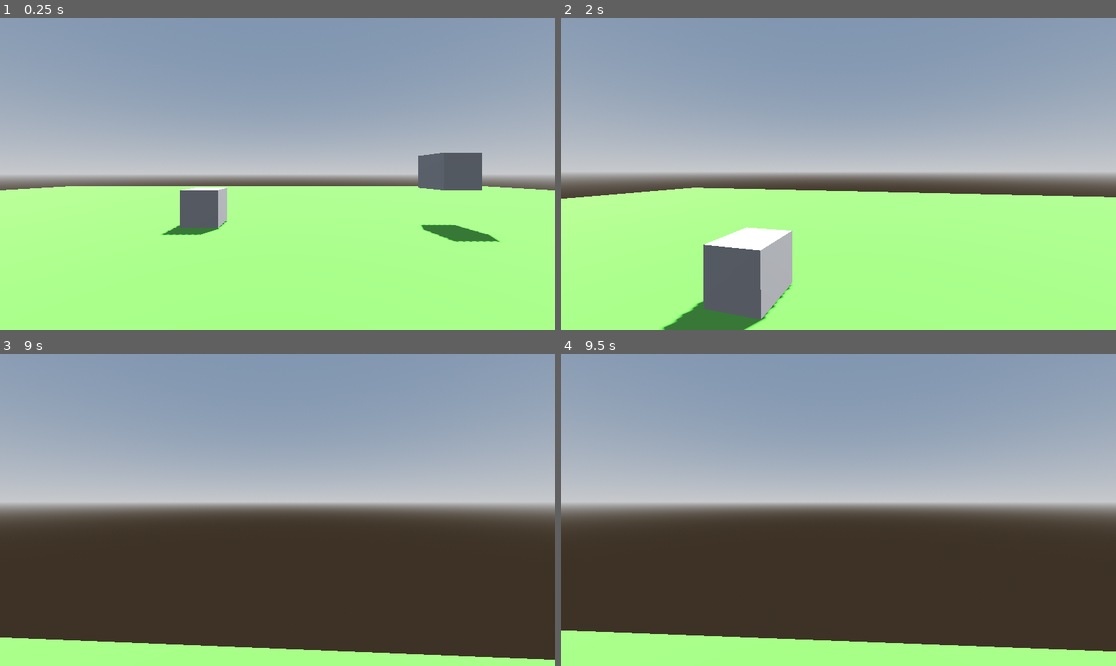
Above: before the commit, frames 1-4 (two rows, left to right).
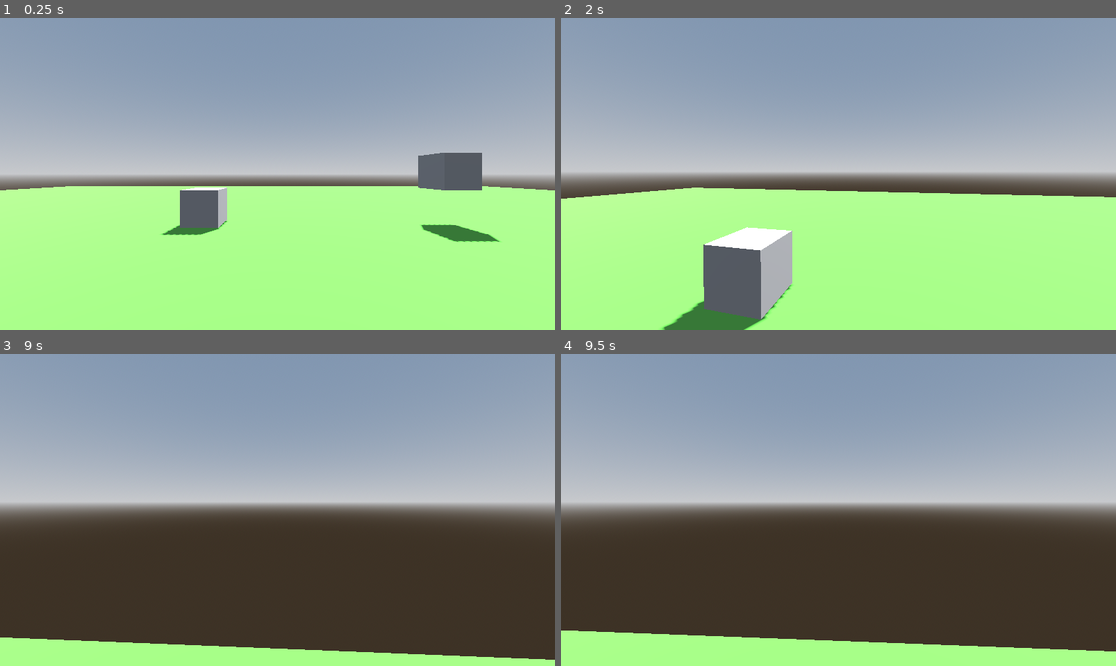
Above: after the commit, the same moments.

Repository: christian-suar/prototype-3d-movement
Game: Godot game, scene res://Scenes/world.tscn
Same seed, same stepped clock (60 frames per second), same inputs: the game is played once before the commit and once after it.
Inputs (mouse positions are in pixels of both pictures, inside the frame that each line leads up to):
- Up to frame 1 (0.25 s): no input
- Up to frame 2 (2 s): tap Enter at 0.5 s; move the mouse to (866, 174) at 0.52 s; hold W (move_forward) from 0.53 s (still down); tap Space (jump) at 0.6, 0.77, 1.07, 1.52, 1.55, 1.82 s; move the mouse to (810, 174) at 1.27 s; click (810, 174) at 1.35 s
- Up to frame 3 (9 s): move the mouse to (288, 503) at 2.02 s; hold Shift (sprint) 2.03-2.78 s; tap Space (jump) at 2.3, 2.85, 3.02, 3.32, 3.77, 3.8, 4.07, 4.52, 4.55, 4.82, 5.1, 5.75, 6.02, 6.05, 6.32, 6.77, 6.8, 7.07, 7.35, 7.52, 7.82, 8.3 s; move the mouse to (271, 516) at 2.77 s; move the mouse to (316, 513) at 3.52 s; click (316, 513) at 3.6 s; move the mouse to (233, 506) at 4.27 s; tap Shift (sprint) at 4.35, 8.85 s; move the mouse to (283, 510) at 5.02 s; move the mouse to (255, 503) at 5.77 s; release W (move_forward) at 5.78 s; hold D (move_right) 5.78-6.53 s; click (255, 503) at 5.85 s; move the mouse to (305, 510) at 6.52 s; hold Shift (sprint) 6.53-7.28 s; hold W (move_forward) 6.53-8.78 s; move the mouse to (249, 510) at 7.27 s; move the mouse to (288, 503) at 8.02 s; click (288, 503) at 8.1 s; move the mouse to (271, 516) at 8.77 s; hold A (move_left) from 8.78 s (still down)
- Up to frame 4 (9.5 s): keep holding A (move_left); tap Space (jump) at 9.02, 9.05, 9.32 s

The runs differ from the first frame. In frame 1, less than 0.1% of the frame differs, in the area x 29-90%, y 55-72%; in frame 2, less than 0.1%, in the area x 18-93%, y 57-100%; in frame 3, less than 0.1%; in frame 4, less than 0.1%.

Commit message:
Trying to add coyote time

Diff:
--- a/Scenes/player.gd
+++ b/Scenes/player.gd
@@ -18,7 +18,7 @@
 @onready var head_camera = $HeadPivot/Camera3D
 
 #coyote time variables
-@onready var coyote_frames = 1000
+@onready var coyote_frames = 12
 @onready var coyote = false
 @onready var last_floor = false
 @onready var jumping = false
@@ -54,9 +54,10 @@
 		jumping = true
 
 	# Checking if the player isn't on the floor, was just on the floor, and if they are not jumping yet
-	if !is_on_floor() and last_floor and !jumping:
+	if !is_on_floor() and !jumping and last_floor:
 		coyote = true
 		$CoyoteTimer.start()
+		print("coyotee")
 
 	# Handle Sprint
 	if Input.is_action_pressed("sprint"):
@@ -88,7 +89,7 @@
 	last_floor = is_on_floor()
 
 	#frames
-	print("Frames: " + str(Engine.get_frames_per_second()))
+	#print("Frames: " + str(Engine.get_frames_per_second()))
 
 func _headbob(time) -> Vector3:
 	var pos = Vector3.ZERO
@@ -99,3 +100,4 @@
 
 func _on_coyote_timer_timeout() -> void:
 	coyote = false
+	print("coyotee time out")
--- a/Scenes/world.tscn
+++ b/Scenes/world.tscn
@@ -20,7 +20,7 @@
 [node name="World" type="Node3D"]
 
 [node name="Player" parent="." instance=ExtResource("1_cydb4")]
-transform = Transform3D(1, 0, 0, 0, 1, 0, 0, 0, 1, 0, -0.0489582, 0)
+transform = Transform3D(1, 0, 0, 0, 1, 0, 0, 0, 1, 0, 0.0510418, 0)
 
 [node name="WorldEnvironment" type="WorldEnvironment" parent="."]
 environment = SubResource("Environment_nnpvn")
